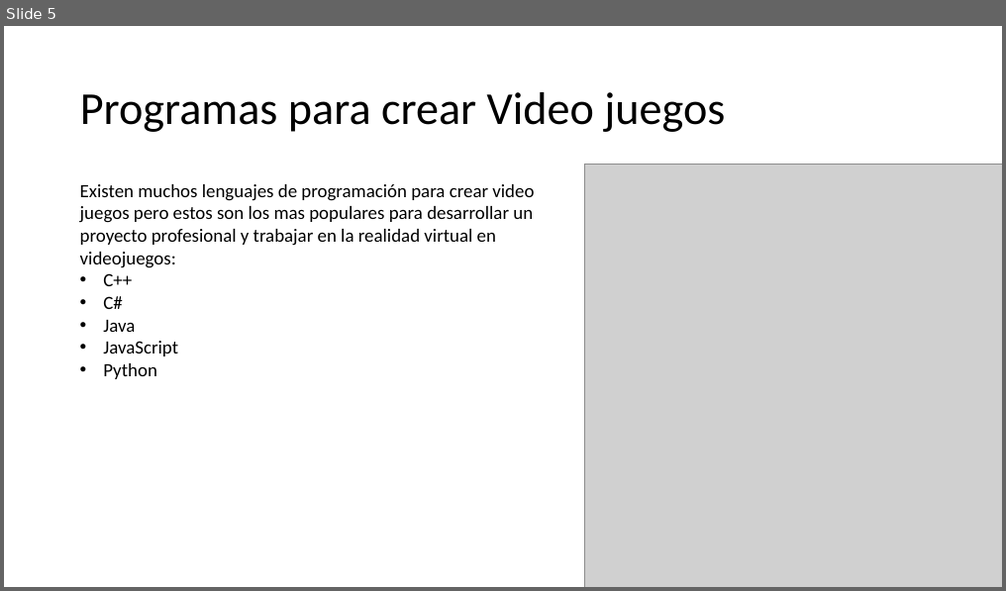
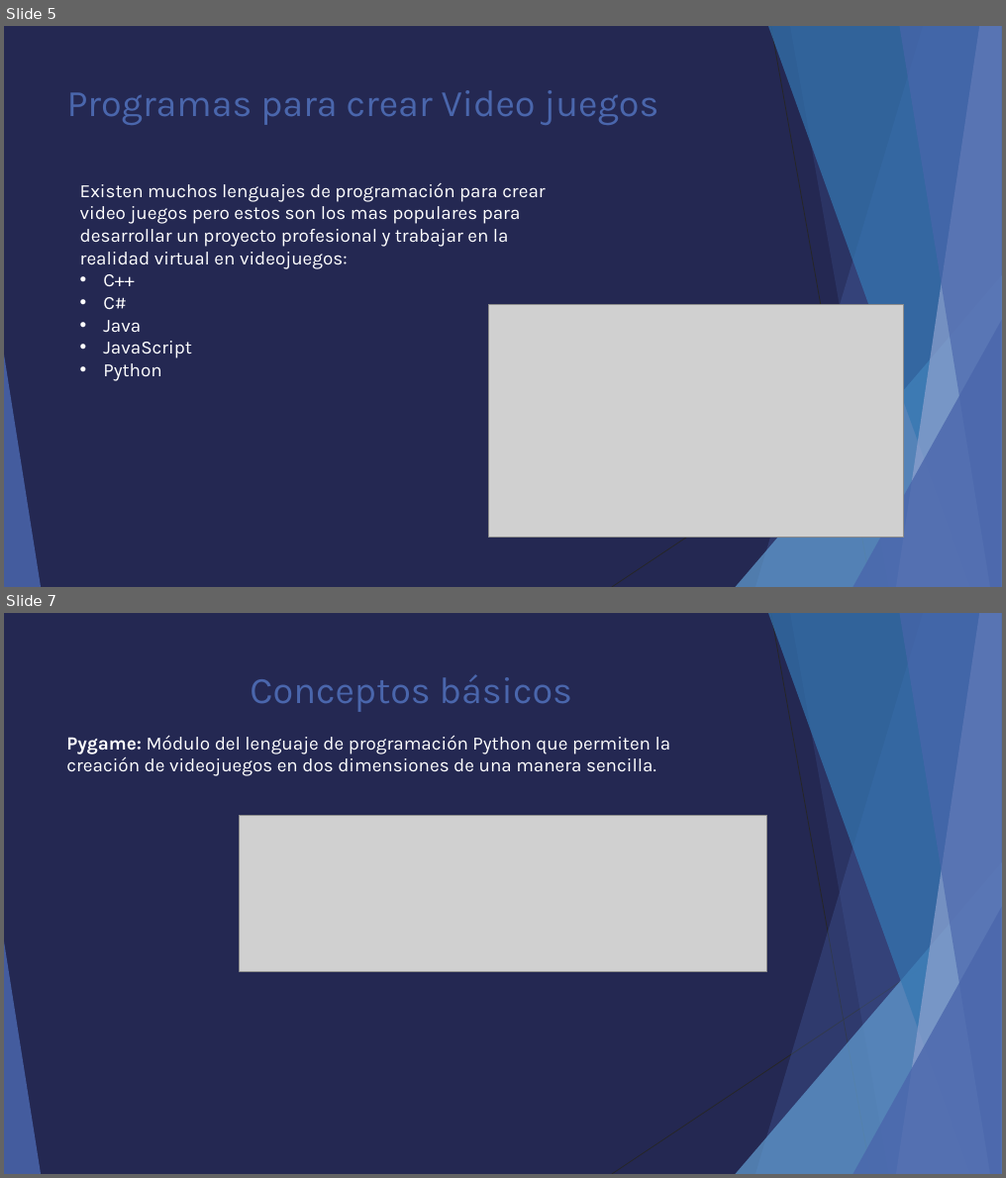
Before and after one commit to HectorKazuto/Videojuego, a slide deck: Proyecto/Python.pptx. Shown one above the other, each under a label of ours: slide 5 before the commit, slides 5 and 7 after it; the slides between them are not shown. The pictures are 1006x591 and 1006x1178 pixels, drawn with LibreOffice and Linux fonts; fonts in the diff are those of the drawing; grey boxes stand for pictures. Boxes give left, top, right and bottom in pixels: in the first picture for what was removed or moved away, otherwise in the second. Text is boxed around its words. In the diff, an @@ line names an element or a change of style, - is before the commit and + after.

Commit message:
Presentación con conceptos agregados

```diff
--- a/Proyecto/Python.pptx
+++ b/Proyecto/Python.pptx
@@ slide 7 added at box(4, 613, 1002, 1174), background #242852; not listed: 10 template elements that a slide beside it also shows @@
@@ title added at box(250, 674, 572, 712), 36 pt, text #4A66AC @@
+Conceptos básicos
@@ text added at box(66, 735, 671, 776), 18 pt, text #FFFFFF @@
+Pygame: Módulo del lenguaje de programación Python que permiten la creación de videojuegos en dos dimensiones de una manera sencilla.
@@ picture added at box(240, 816, 767, 971) @@
@@ slide 5 changed as well @@
@@ background #FFFFFF to #242852 @@
@@ title "Programas para crear Video juegos": place and size @@
-title "Programas para crear Video juegos" at box(80, 92, 725, 132)
+title "Programas para crear Video juegos" at box(67, 90, 658, 125)
@@ title "Programas para crear Video juegos" at box(67, 90, 658, 125): size 44 to 36 pt, font Calibri to Karla, text colour #000000 to #4A66AC; line spacing 0.9 to 1; vertical alignment middle to top @@
@@ text "Existen muchos lenguajes de programación ..." at box(80, 182, 545, 381): font Calibri to Karla, text colour #000000 to #FFFFFF @@
@@ picture: place and size @@
-picture at box(584, 165, 1002, 587)
+picture at box(489, 304, 904, 538)
@@ group added at box(4, 26, 1002, 587): 5 freeform shapes, 3 triangles, 2 lines @@
```
Also in this commit, not shown: 3 other slides changed, 3 other slides added, 3 slides removed, 2 other files.
